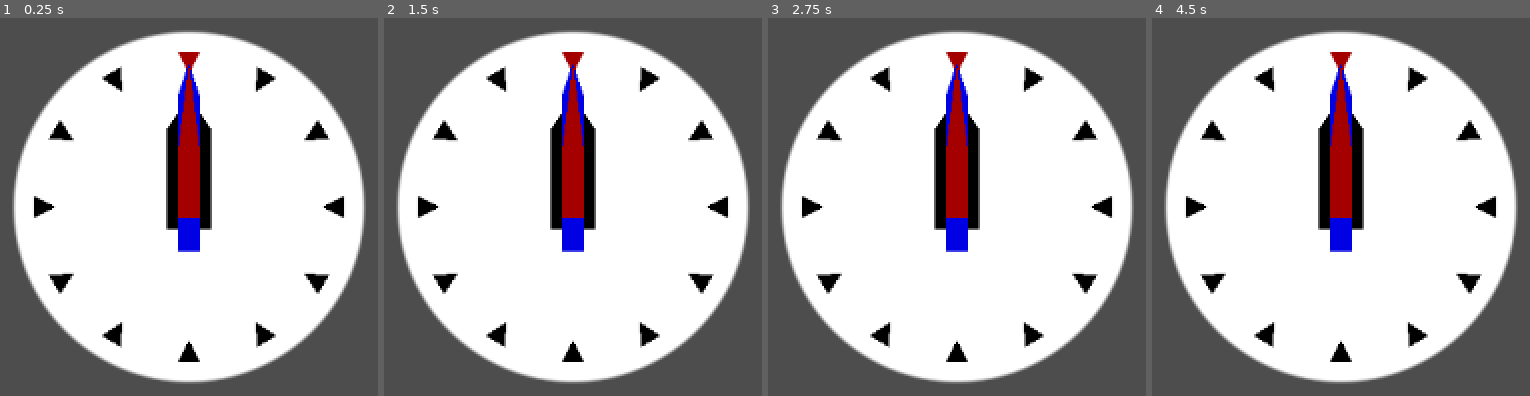
Above: before the commit, frames 1-4 (left to right).
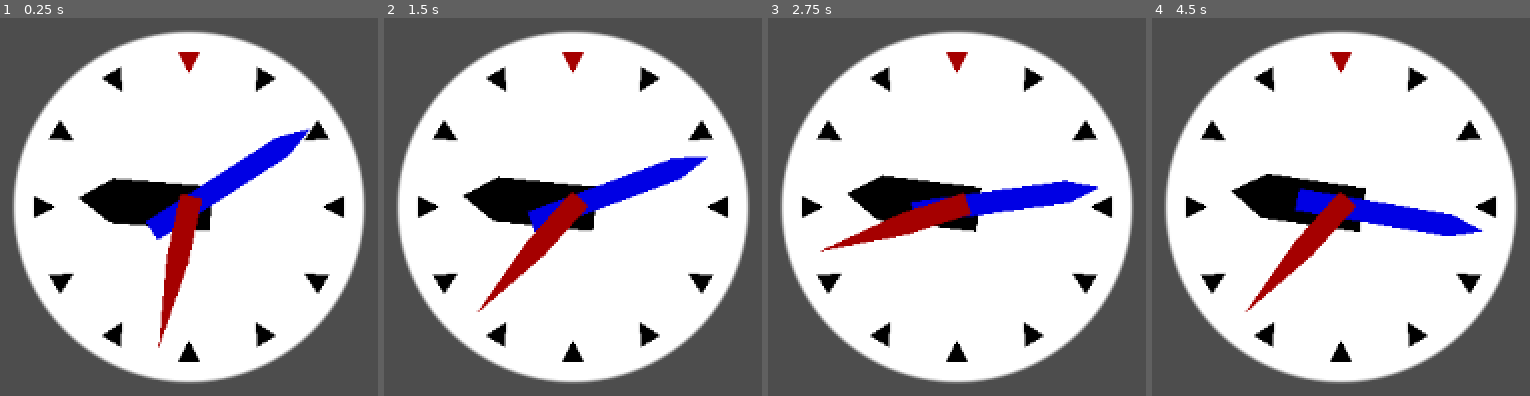
Above: after the commit, the same moments.

Repository: ThomsonTran/clock
Game: Godot game, scene res://clock.tscn
Two runs of this game, one before a commit and one after it. Both use one fixed random seed, a clock stepped at 60 frames per second and the inputs below.
Inputs:
- Up to frame 1 (0.25 s): no input
- Up to frame 2 (1.5 s): no input
- Up to frame 3 (2.75 s): no input
- Up to frame 4 (4.5 s): no input

The runs differ from the first frame. In frame 1, 9.1% of the frame differs, in the area x 20-83%, y 12-88%; in frame 2, 9.2%; in frame 3, 8.8%; in frame 4, 9.3%, in the area x 20-88%, y 12-78%.

Commit message:
Added logic for clock hand rotations

Diff:
--- /dev/null
+++ b/clock.gd
@@ -0,0 +1,46 @@
+extends Node2D
+
+enum StartTimeMode {
+  SYSTEM_TIME,
+  RANDOM_TIME,
+  FIXED_TIME,
+  OFFSET_TIME
+}
+## Time scale of the clock, can be negative.
+@export var time_scale := 1.0
+## What time to use for the starting time of the clock.
+@export var start_time := StartTimeMode.SYSTEM_TIME
+
+@export_group("Fixed or OffsetStart Time")
+@export_range(-11,11) var start_hour := 0
+@export_range(0,59) var start_minute := 0
+@export_range(0,59) var start_second := 0
+
+var seconds := 0.0
+
+@onready var second_arm := $SecondArm as Node2D
+@onready var minute_arm := $MinuteArm as Node2D
+@onready var hour_arm := $HourArm as Node2D
+
+func _ready():
+  if start_time == StartTimeMode.RANDOM_TIME:
+    seconds = randf_range(0.0,43200.0)
+  else:
+    if start_time != StartTimeMode.FIXED_TIME:
+      var current_time := Time.get_time_dict_from_system()
+      seconds = float(
+        current_time.second +
+        current_time.minute * 60 +
+        current_time.hour * 3600
+        )
+    if start_time != StartTimeMode.SYSTEM_TIME:
+      seconds += start_second + start_minute * 60 + start_hour * 3600
+
+# some numeric precision issues but Godot uses 64-bit numbers
+# so it will take such a long time to become an issue that we ignore it
+func _process(delta: float) -> void:
+  seconds += delta * time_scale
+  second_arm.rotation = fmod(seconds, 60) * TAU / 60.0
+  minute_arm.rotation = fmod((seconds / 60.0), 60.0) * TAU / 60.0
+  hour_arm.rotation = fmod(seconds / 3600.0, 12.0) * TAU / 12.0
+  pass
--- a/clock.tscn
+++ b/clock.tscn
@@ -1,4 +1,6 @@
-[gd_scene load_steps=3 format=3 uid="uid://bnc8d311lsy0t"]
+[gd_scene load_steps=4 format=3 uid="uid://bnc8d311lsy0t"]
+
+[ext_resource type="Script" path="res://clock.gd" id="1_yolyh"]
 
 [sub_resource type="Gradient" id="Gradient_up2xu"]
 offsets = PackedFloat32Array(0.98, 1)
@@ -14,6 +16,11 @@
 
 [node name="Clock" type="Node2D"]
 position = Vector2(576, 324)
+script = ExtResource("1_yolyh")
+time_scale = 100.0
+start_time = 1
+start_hour = 11
+start_minute = 3123123
 
 [node name="Face" type="Sprite2D" parent="."]
 texture = SubResource("GradientTexture2D_i5i16")
